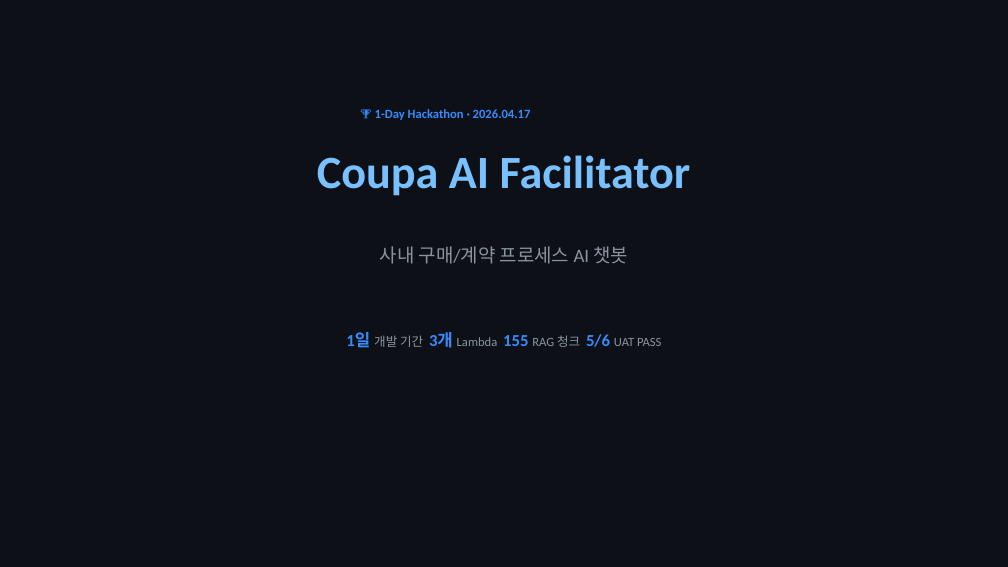
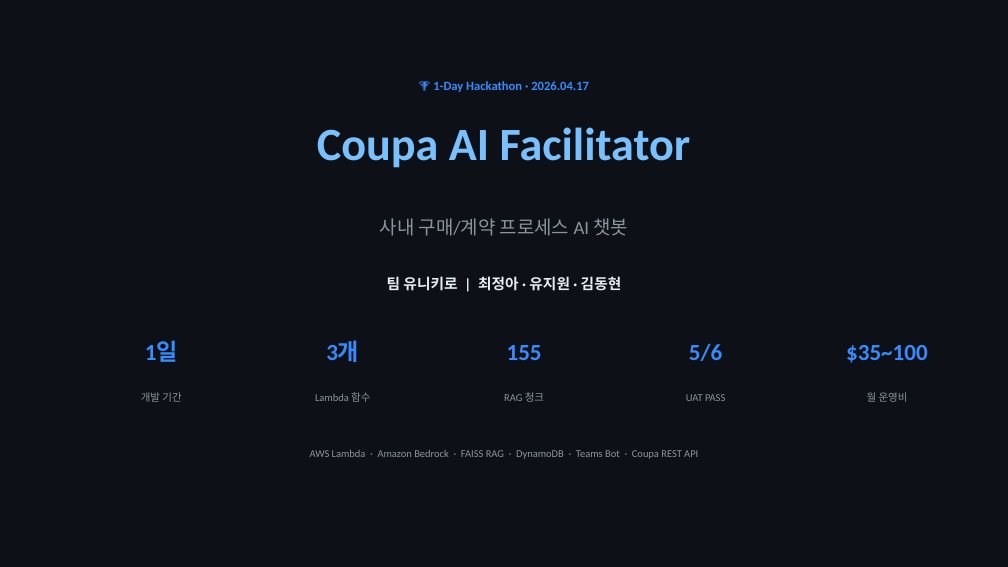
Before and after one commit to gitskur/unikiro, a slide deck: slide 1 of docs/Coupa_AI_Facilitator.pptx. Drawn at 1008x567 pixels with LibreOffice and Linux fonts; fonts in the diff are those of the drawing. Boxes give left, top, right and bottom in pixels: in the first picture for what was removed or moved away, otherwise in the second. Text is boxed around its words. In the diff, an @@ line names an element or a change of style, - is before the commit and + after.

Commit message:
Update: 최종본 PPT (팀 유니키로, 9슬라이드)

```diff
--- a/docs/Coupa_AI_Facilitator.pptx
+++ b/docs/Coupa_AI_Facilitator.pptx
@@ text "🏆 1-Day Hackathon · 2026.04.17": place and size @@
-text "🏆 1-Day Hackathon · 2026.04.17" at (375, 109, 531, 120)
+text "🏆 1-Day Hackathon · 2026.04.17" at (433, 81, 589, 92)
@@ text "🏆 1-Day Hackathon · 2026.04.17" at (433, 81, 589, 92): alignment left to centre @@
@@ text "Coupa AI Facilitator": place and size @@
-text "Coupa AI Facilitator" at (317, 155, 691, 196)
+text "Coupa AI Facilitator" at (317, 127, 691, 168)
@@ text "사내 구매/계약 프로세스 AI 챗봇": place and size @@
-text "사내 구매/계약 프로세스 AI 챗봇" at (380, 246, 629, 264)
+text "사내 구매/계약 프로세스 AI 챗봇" at (380, 218, 629, 236)
@@ text at (387, 276, 622, 291): text changed; size 12 to 14 pt; text colour #8B949E to #E6EDF3; bold on @@
-1일 개발 기간 3개 Lambda 155 RAG 청크 5/6 UAT PASS
+팀 유니키로 | 최정아 · 유지원 · 김동현
@@ text added at (145, 341, 178, 362), 22 pt, text #388BFD, bold @@
+1일
@@ text added at (326, 341, 359, 362), 22 pt, text #388BFD, bold @@
+3개
@@ text added at (507, 345, 542, 360), 22 pt, text #388BFD, bold @@
+155
@@ text added at (689, 343, 722, 361), 22 pt, text #388BFD, bold @@
+5/6
@@ text added at (846, 345, 928, 363), 22 pt, text #388BFD, bold @@
+$35~100
@@ text added at (141, 392, 181, 402), 10 pt, text #8B949E @@
+개발 기간
@@ text added at (315, 392, 370, 402), 10 pt, text #8B949E @@
+Lambda 함수
@@ text added at (504, 392, 544, 402), 10 pt, text #8B949E @@
+RAG 청크
@@ text added at (686, 394, 725, 401), 10 pt, text #8B949E @@
+UAT PASS
@@ text added at (867, 392, 908, 402), 10 pt, text #8B949E @@
+월 운영비
@@ text added at (310, 450, 698, 459), 10 pt, text #8B949E @@
+AWS Lambda · Amazon Bedrock · FAISS RAG · DynamoDB · Teams Bot · Coupa REST API
```
Also in this commit, not shown: 6 other slides changed, 2 slides added, 1 other file.
